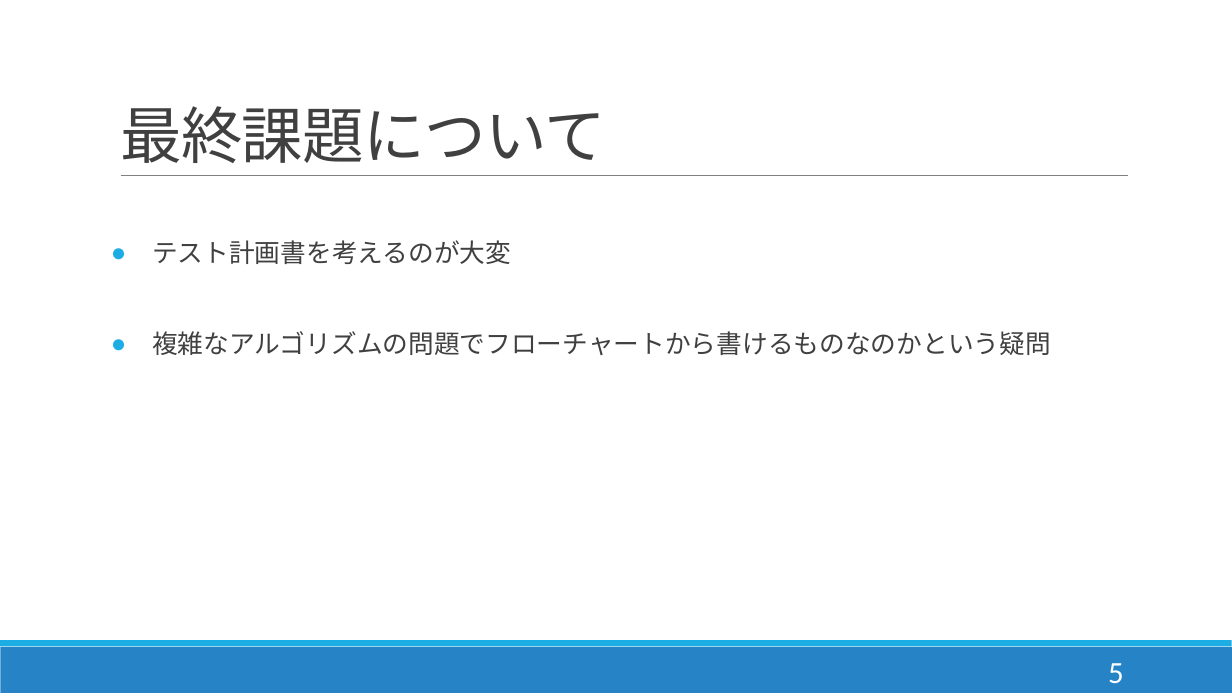
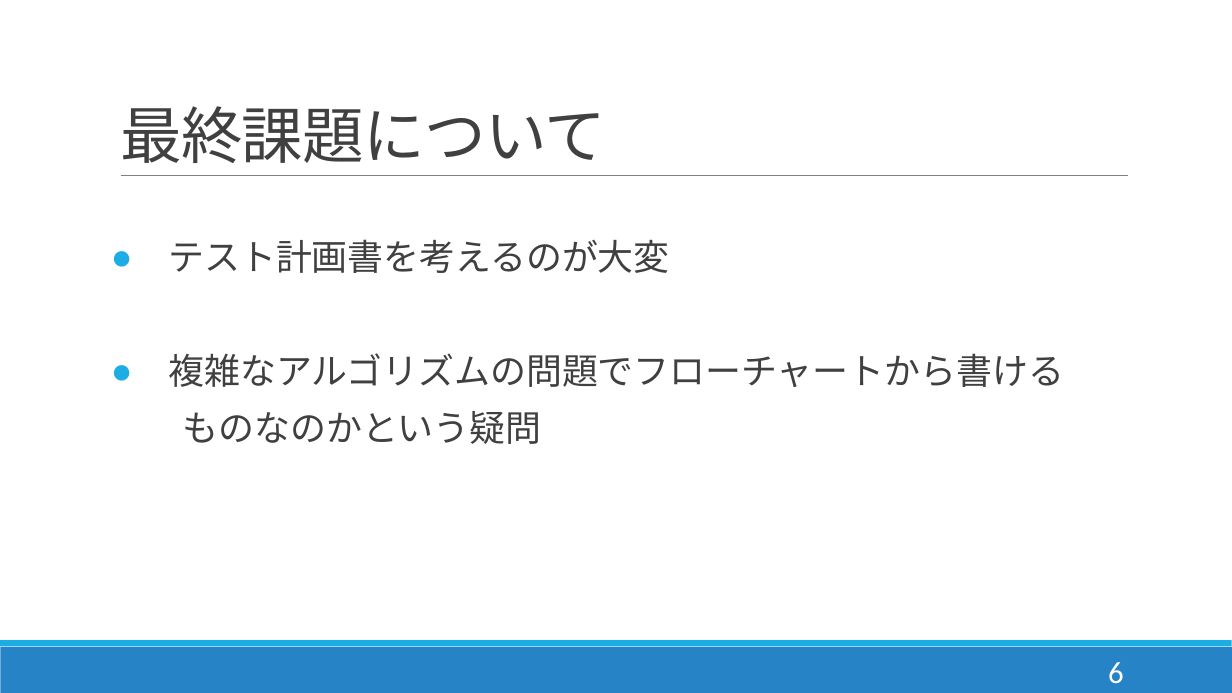
Before and after one commit to y-aiyoshizawa/1st-training, a slide deck: slide 7 of プレゼン/成果発表(相吉澤).pptx (slide 6 before the commit). Drawn at 1232x693 pixels with LibreOffice and Linux fonts; fonts in the diff are those of the drawing. Boxes give left, top, right and bottom in pixels: in the first picture for what was removed or moved away, otherwise in the second. Text is boxed around its words. In the diff, an @@ line names an element or a change of style, - is before the commit and + after.

```diff
--- a/プレゼン/成果発表(相吉澤).pptx
+++ b/プレゼン/成果発表(相吉澤).pptx
@@ text at (168,239,669,273): size 20 to 28 pt in "テスト計画書を考えるのが大変" @@
@@ text at (168,353,1064,444): text changed; size 20 to 28 pt @@
-● 複雑なアルゴリズムの問題でフローチャートから書けるものなのかという疑問
+● 複雑なアルゴリズムの問題でフローチャートから書ける
+ものなのかという疑問
@@ page number at (1108,662,1124,684): text changed @@
-5
+6
```
Also in this commit, not shown: 6 other slides changed, 2 slides added.
